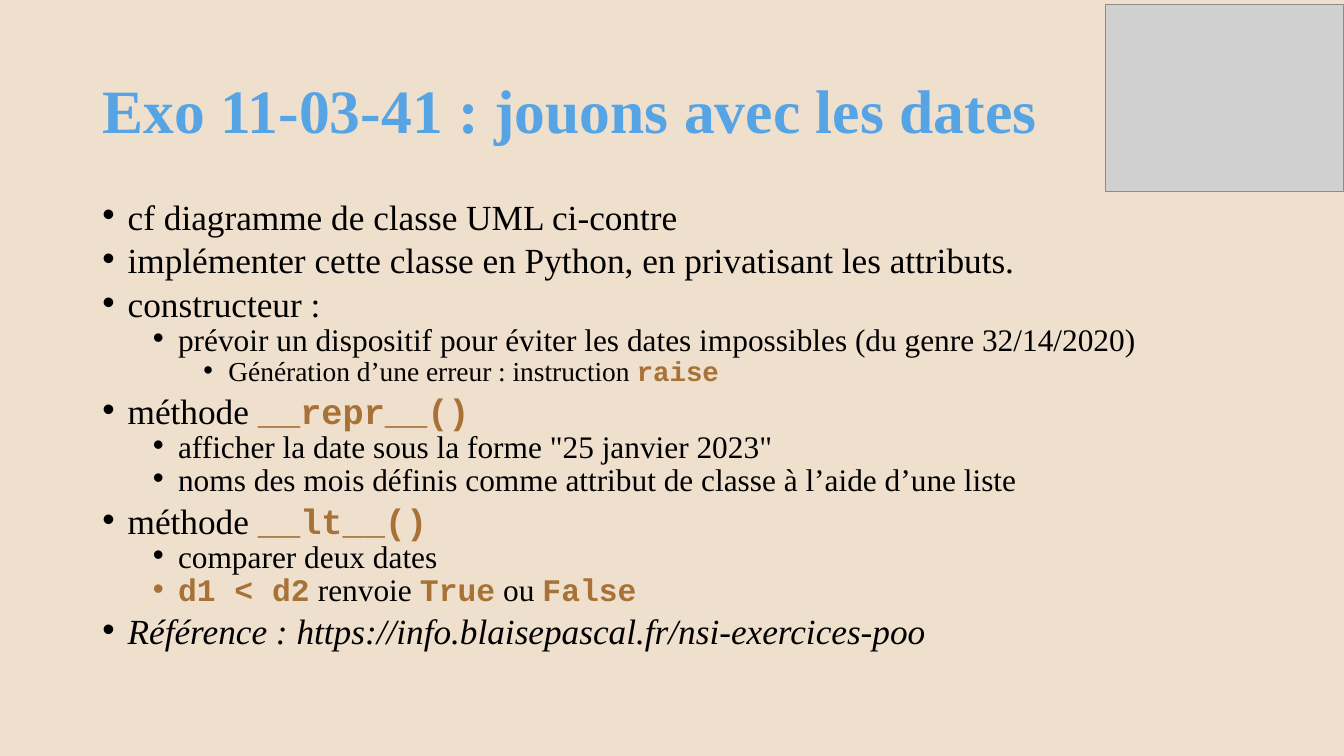
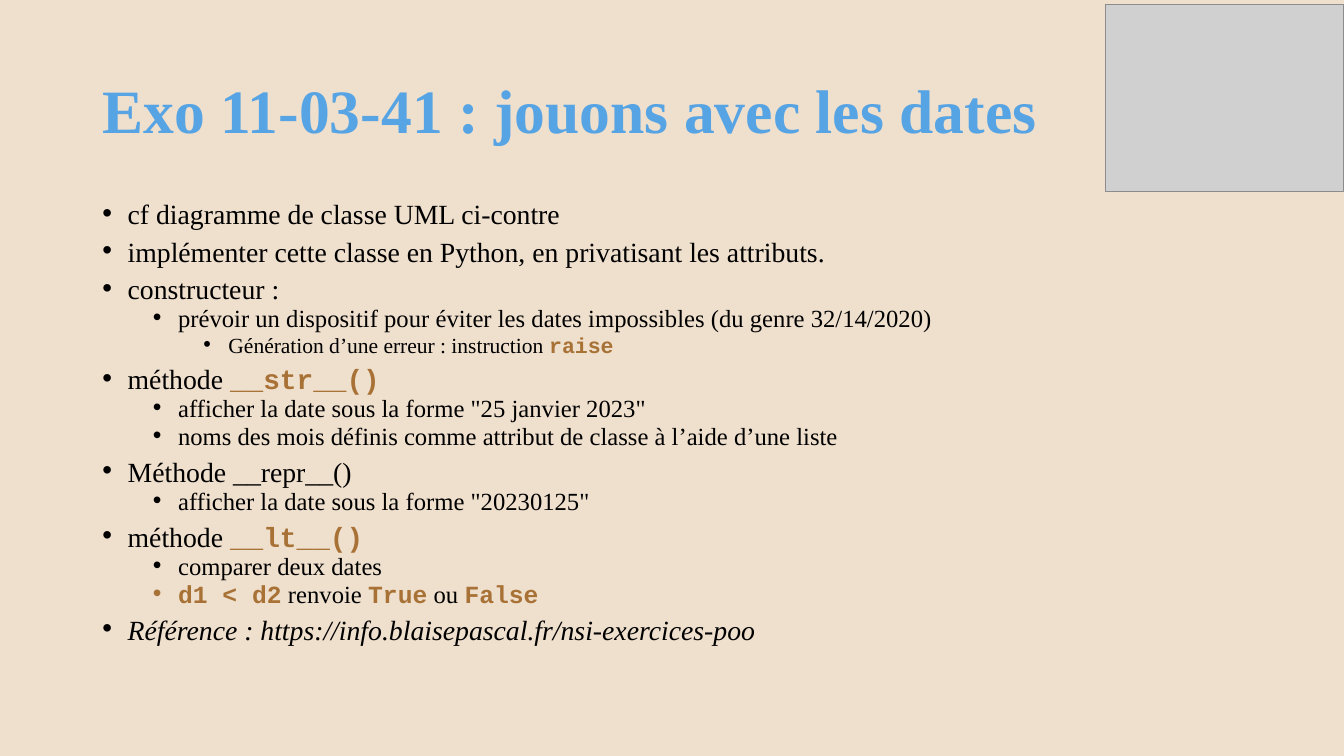
Before and after one commit to AlainWafflard/4IPO3, a slide deck: slide 71 of syllabus/11-POO-basic/11_syllabus.pptx. Drawn at 1344x756 pixels with LibreOffice and Linux fonts; fonts in the diff are those of the drawing; grey boxes stand for pictures; background and template pictures are left out. Boxes give left, top, right and bottom in pixels: in the first picture for what was removed or moved away, otherwise in the second. Text is boxed around its words. In the diff, an @@ line names an element or a change of style, - is before the commit and + after.

```diff
--- a/syllabus/11-POO-basic/11_syllabus.pptx
+++ b/syllabus/11-POO-basic/11_syllabus.pptx
@@ text at bbox=[128, 204, 932, 645]: size 25.2 to 19.8 pt in "cf diagramme de classe UML ci-contre", "implémenter cette classe en Python, en privatisant ...", "constructeur :", "méthode __lt__()" and 1 more places; size 22.4 to 17.6 pt in "prévoir un dispositif pour éviter les dates ...", "afficher la date sous la forme "25 ...", "noms des mois définis comme attribut de ...", "comparer deux dates" and 1 more places; size 19.6 to 15.4 pt in "Génération d’une erreur : instruction raise" @@
@@ text at bbox=[128, 369, 380, 395]: text changed; size 25.2 to 19.8 pt @@
-• méthode __repr__()
+• méthode __str__()
@@ text at bbox=[128, 462, 590, 511]: paragraphs added @@
+• Méthode __repr__()
+  • afficher la date sous la forme "20230125"
```
Also in this commit, not shown: 2 other files.
